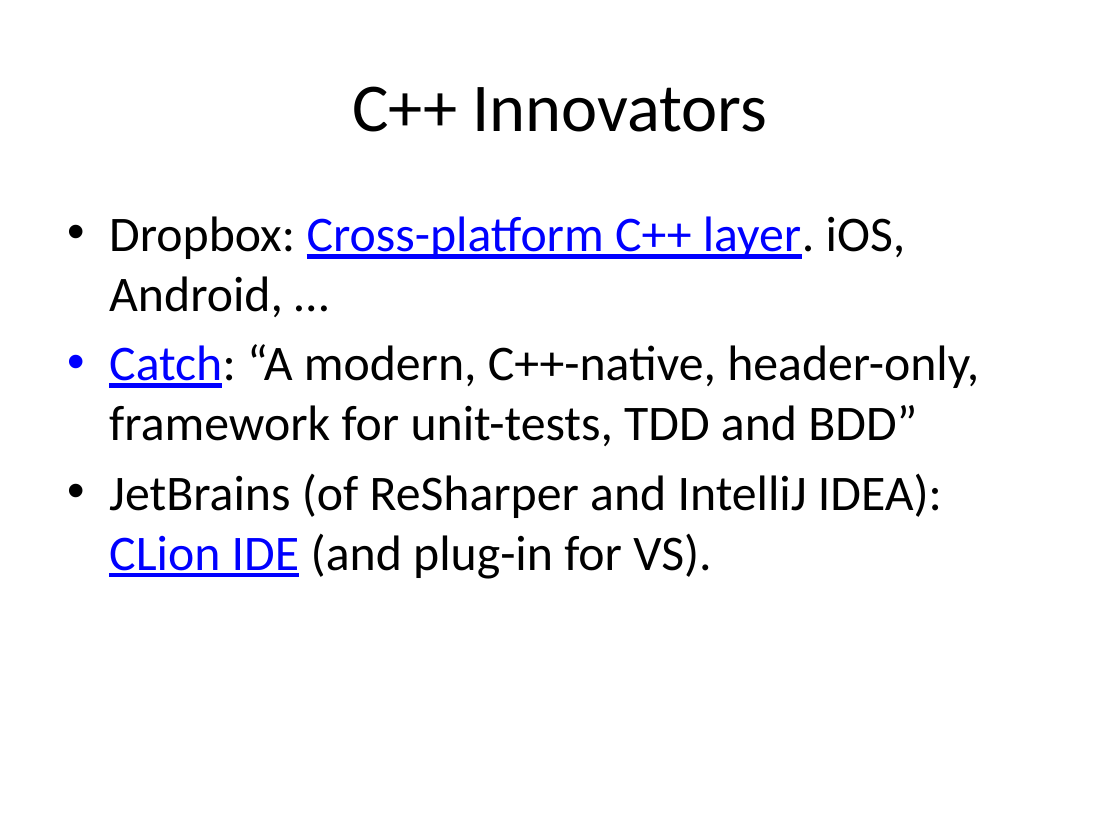
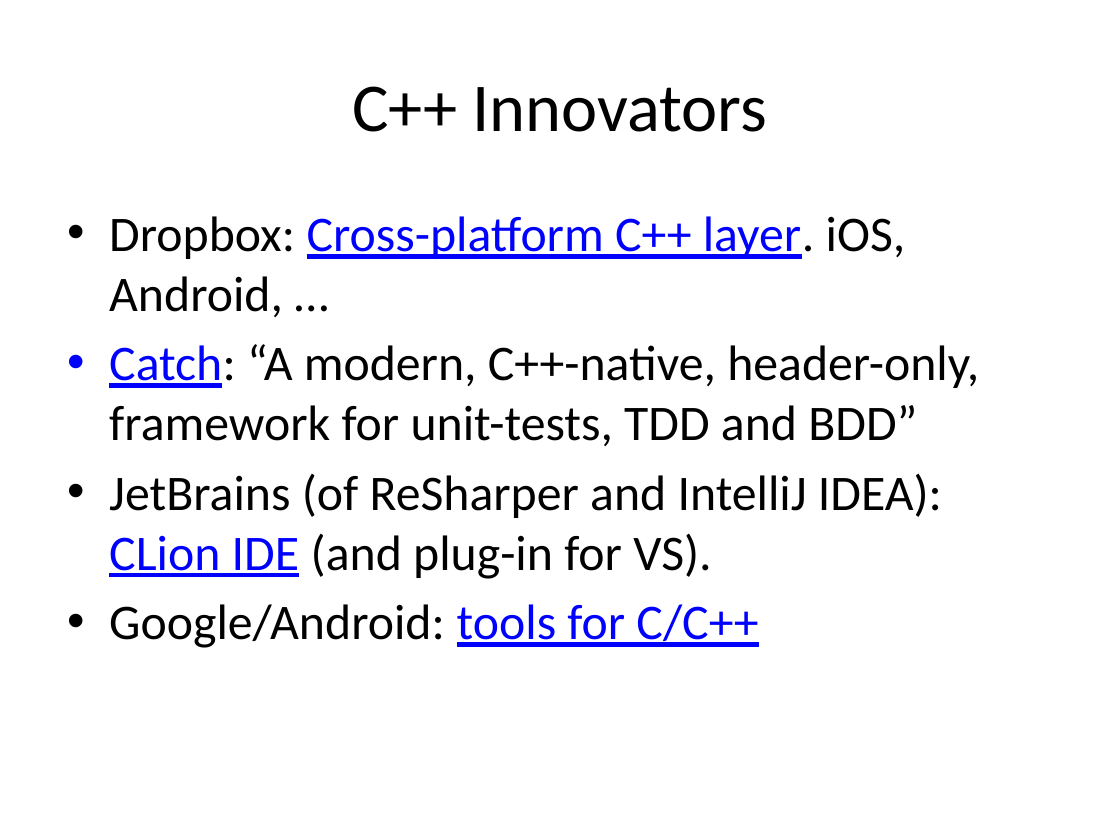
Before and after one commit to fellmad/FunWithCpp11, a slide deck: slide 4 of doc/Fun_with_C++11.pptx. Drawn at 1120x840 pixels with LibreOffice and Linux fonts; fonts in the diff are those of the drawing. Boxes give left, top, right and bottom in pixels: in the first picture for what was removed or moved away, otherwise in the second. Text is boxed around its words. In the diff, an @@ line names an element or a change of style, - is before the commit and + after.

Commit message:
news

```diff
--- a/doc/Fun_with_C++11.pptx
+++ b/doc/Fun_with_C++11.pptx
@@ text at box(109, 604, 758, 648): paragraph added @@
+• Google/Android: tools for C/C++
```
